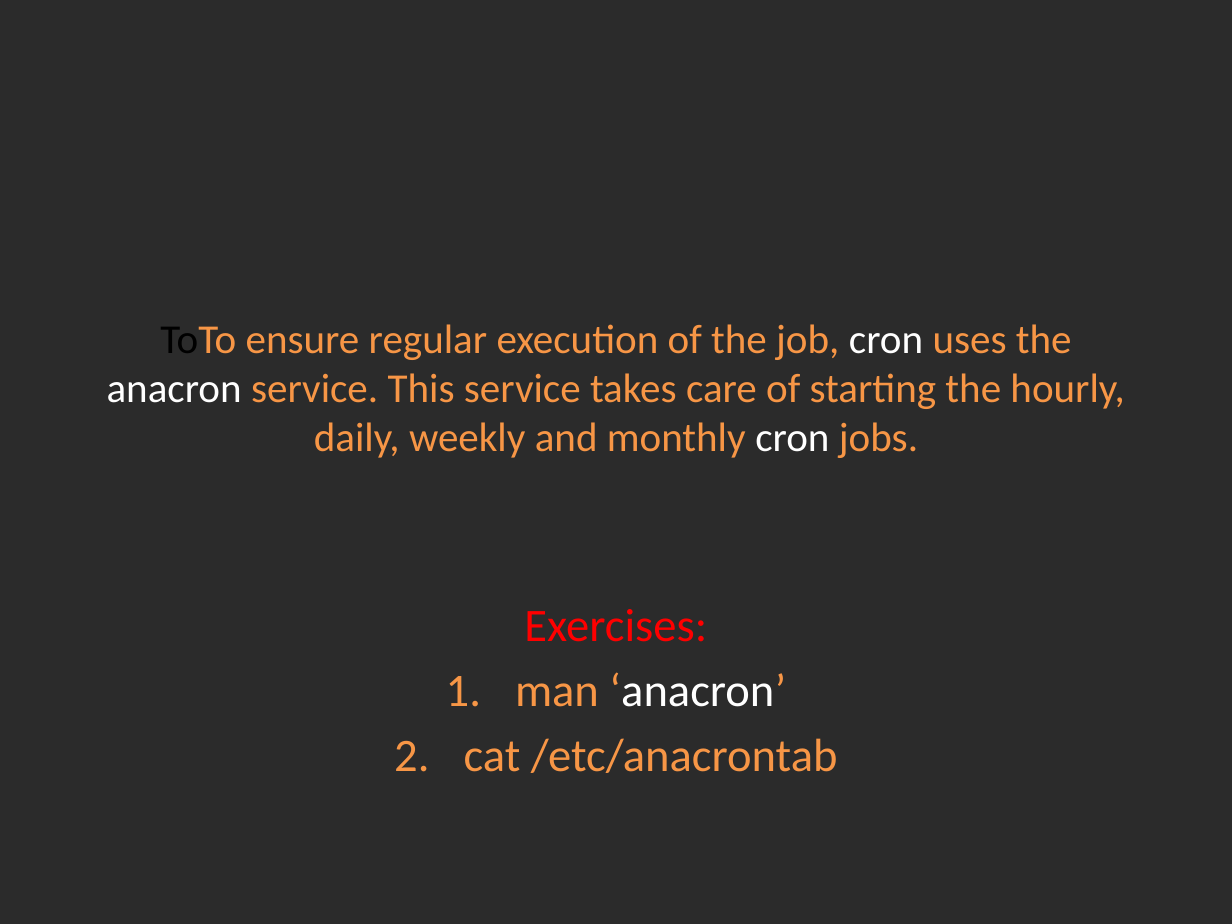
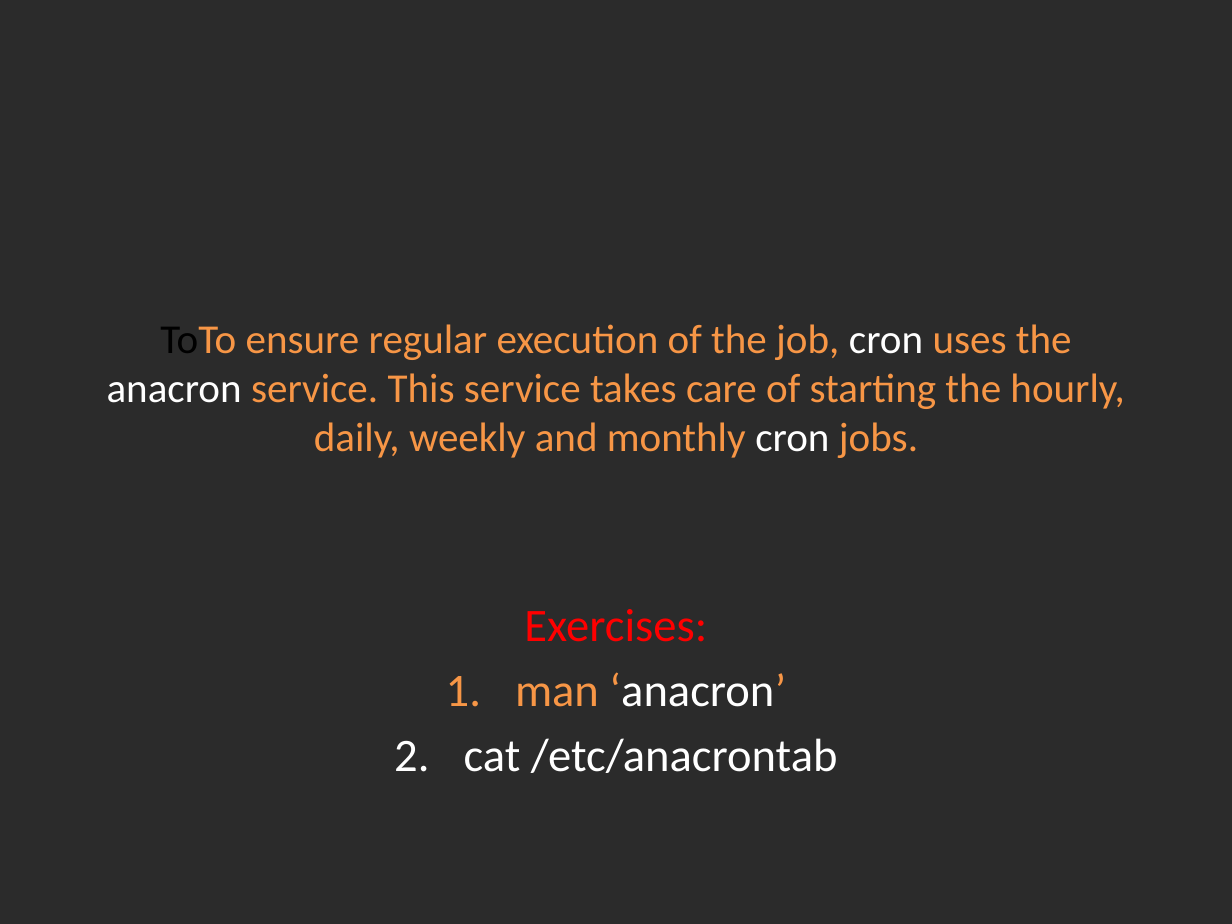
Before and after one commit to Academy-Soft-Intellect/Linux-Course, a slide deck: slide 8 of 09.Softwaremagement_And_Cron/09-SoftwareManagementAndCron.pptx. Drawn at 1232x924 pixels with LibreOffice and Linux fonts; fonts in the diff are those of the drawing; background and template pictures are left out; a plain dark background stands for a picture behind light text. Boxes give left, top, right and bottom in pixels: in the first picture for what was removed or moved away, otherwise in the second. Text is boxed around its words. In the diff, an @@ line names an element or a change of style, - is before the commit and + after.

```diff
--- a/09.Softwaremagement_And_Cron/09-SoftwareManagementAndCron.pptx
+++ b/09.Softwaremagement_And_Cron/09-SoftwareManagementAndCron.pptx
@@ subtitle at <box>464,738,838,773</box>: text colour #F79646 to #FFFFFF in "cat /etc/anacrontab" @@
```
Also in this commit, not shown: 2 other slides changed.
